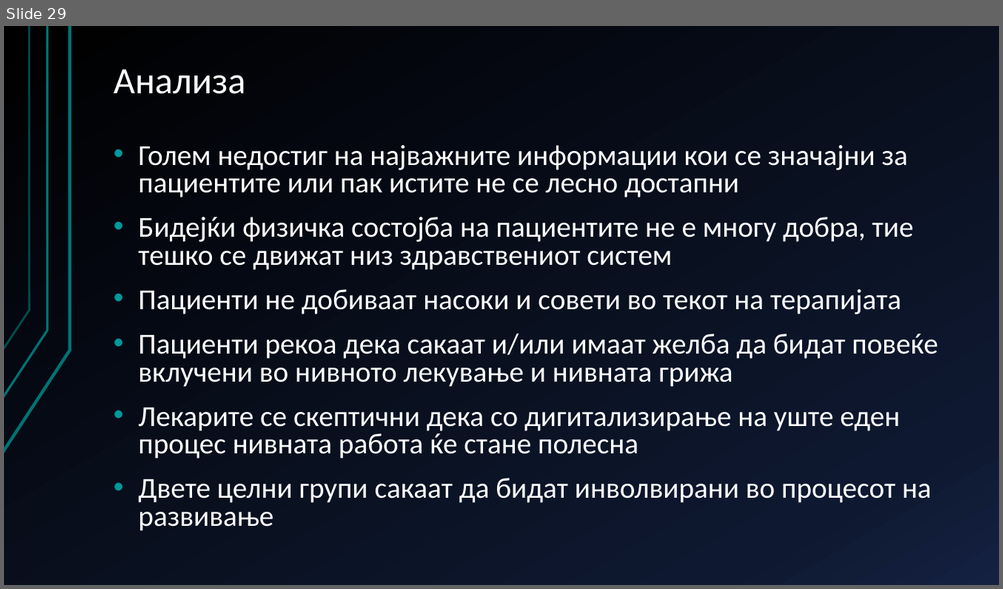
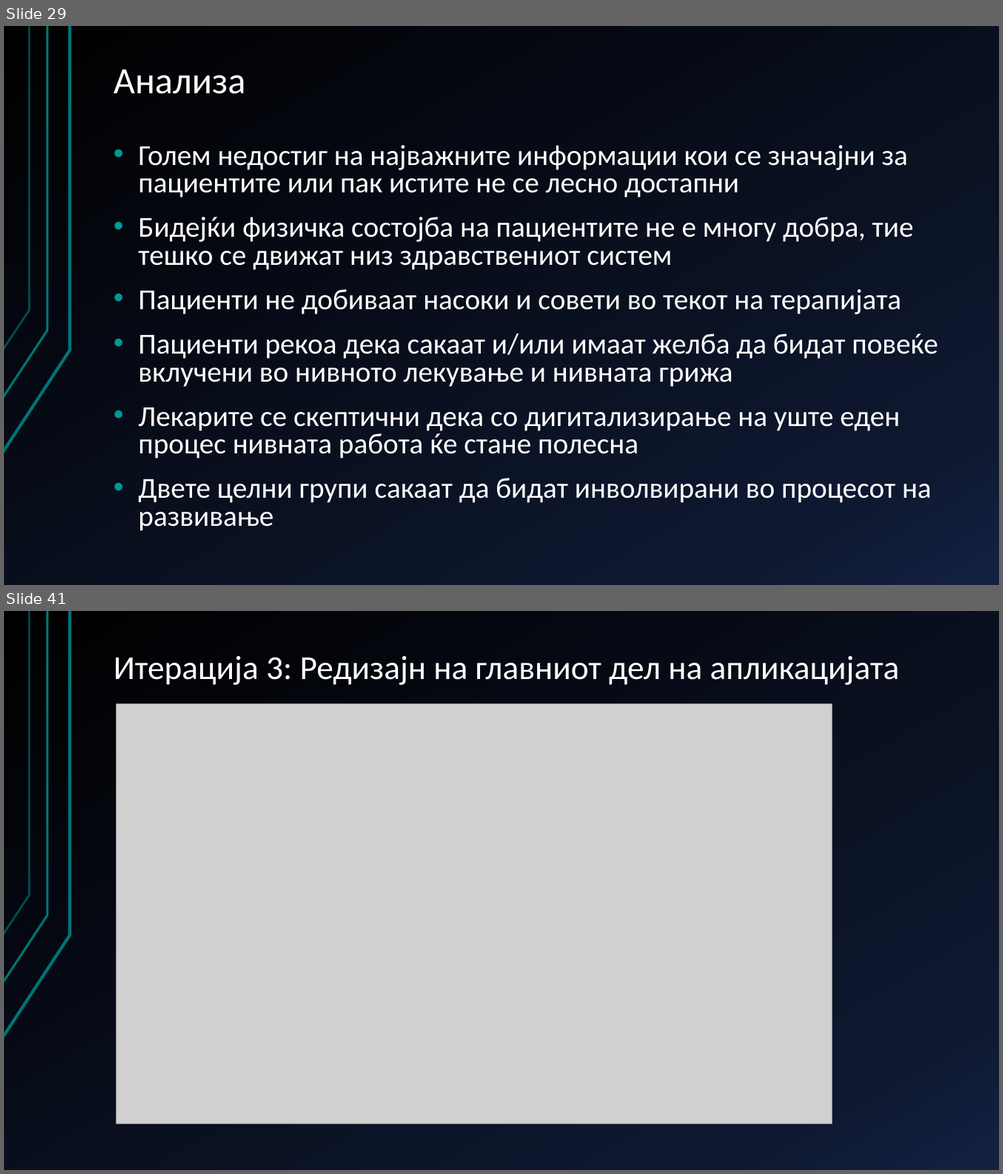
Before and after one commit to AlenDosev/Master, a slide deck: Master.pptx. Shown one above the other, each under a label of ours: slide 29 before the commit, slides 29 and 41 after it; the slides between them are not shown. The pictures are 1003x589 and 1003x1174 pixels, drawn with LibreOffice and Linux fonts; fonts in the diff are those of the drawing; grey boxes stand for pictures. Boxes give left, top, right and bottom in pixels: in the first picture for what was removed or moved away, otherwise in the second. Text is boxed around its words. In the diff, an @@ line names an element or a change of style, - is before the commit and + after.

```diff
--- a/Master.pptx
+++ b/Master.pptx
@@ slide 41 added at <box>4,611,999,1170</box>, background gradient #000000 to #0F1931 to #142242; not listed: 3 template elements that a slide beside it also shows @@
@@ title added at <box>114,656,899,685</box>, 32.4 pt, text #FFFFFF @@
+Итерација 3: Редизајн на главниот дел на апликацијата
@@ picture added at <box>116,704,831,1125</box> @@
```
Also in this commit, not shown: 16 other slides added, 3 slides removed, 1 other file.
